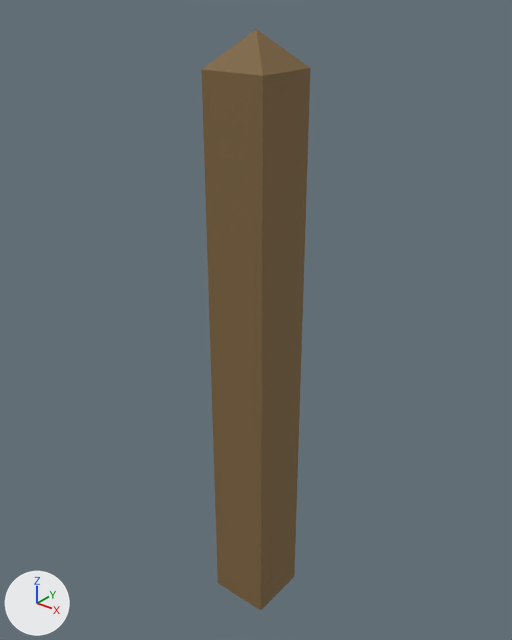
Two versions of the FBX model Working/PRP/SM_PRP_WoodenPost_A_01.fbx, one commit apart.
The view is the same before and after, from a camera (50 mm lens) standing at (0.678, -0.849, 1.121) and looking at (-0.017, 0.021, 0.582). The axes (+X, +Y, +Z) are drawn at lower left. The lights are the same throughout. The first picture is the older version. Where no turn or scale is listed for an object, it has been applied to the vertices.

Before the edit, the objects in view are built like this:
```python
mat_material_001 = principled_material('Material.001')
mat_material_001.base_color = (0.214, 0.132, 0.0511)  # brown #7f6640
mat_material_001.roughness = 0.777
me_cube_001 = bpy.data.meshes.new('Cube.001')
me_cube_001.from_pydata(...)  # 9 vertices, 9 faces; spans x -0.056..0.056, y -0.056..0.056, z -0.5..0.553
me_cube_001.materials.append(mat_material_001)  # brown #7f6640
ob_sm_prp_woodenpost_a_01 = bpy.data.objects.new('SM_PRP_WoodenPost_A_01', me_cube_001)
ob_sm_prp_woodenpost_a_01.location = (0.0, 0.0, 0.5)
```
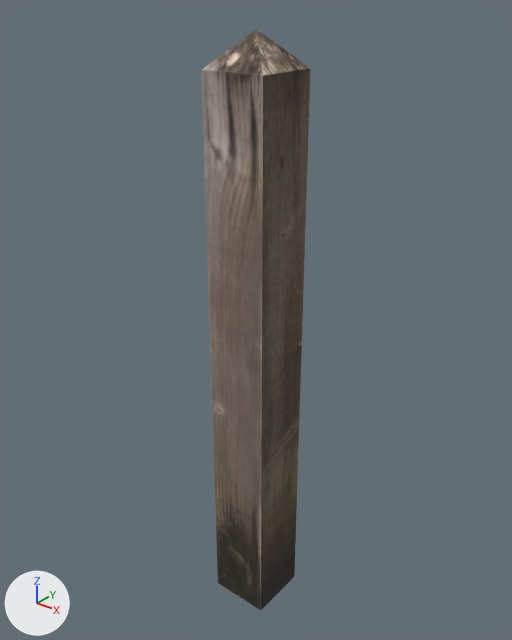
Commit message: + WoodenPost to working files

Where the newer file only moved an object's origin or applied its transform, the numbers keep the older frame.

What differs and where, as boxes [x1, y1, x2, y2] in the pictures (512 x 640 px):
```json
{"object": "SM_PRP_WoodenPost_A_01", "change": "surface changed", "before": [201, 29, 311, 610], "after": [201, 29, 311, 610]}
```

Scene script edits in JSON lines:
```json
{"op": "add", "block": "img_woodenpost_atlas_tga", "code": ["img_woodenpost_atlas_tga = load_image('WoodenPost_atlas.tga', 'textures/WoodenPost_atlas.tga', 256, 256, 'sRGB')"]}
{"op": "remove", "block": "mat_material_001", "code": "mat_material_001.base_color = (0.214, 0.132, 0.0511)  # brown #7f6640"}
{"op": "add", "block": "mat_material_001", "code": "mat_material_001.texture = img_woodenpost_atlas_tga"}
{"block": "me_cube_001", "where": "me_cube_001.from_pydata(...)  # 9 vertices, 9 faces; spans x -0.056..0.056, y -0.056..0.056, z -0.5..0.553"}
{"block": "me_cube_001", "where": "# used by ob_sm_prp_woodenpost_a_01; location = (0.0, 0.0, 0.5)"}
{"block": "me_cube_001", "change": "me_cube_001 part 1: texture (UV) coordinates of 9 of 9 faces, centred in x -0.056..0.056, y -0.056..0.056, z -0.5..0.518, changed; they spanned u 0.12..0.62, v 0.0..1.0 and now span u 0.0..0.88, v 0.0..0.88"}
```
